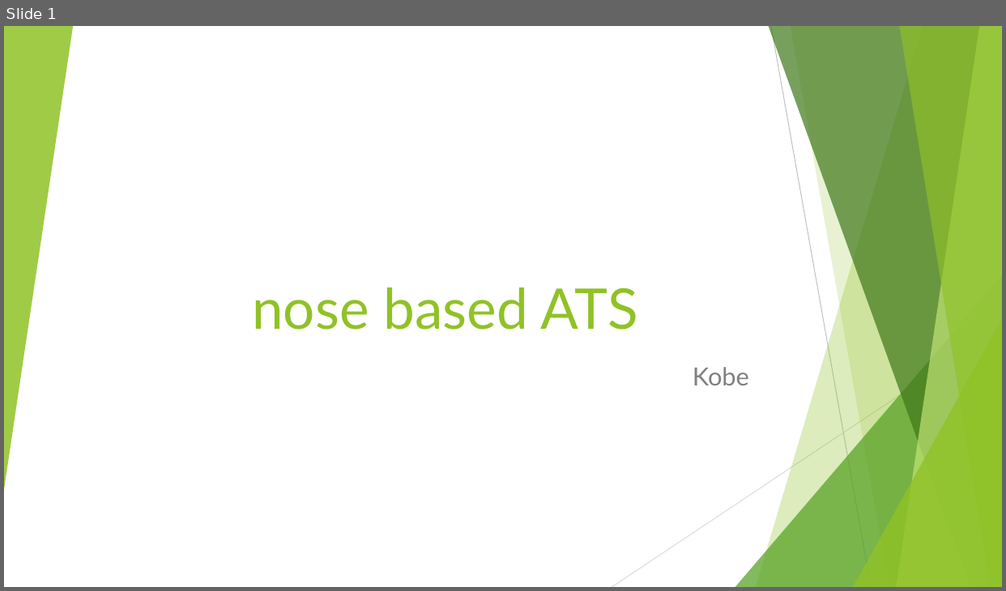
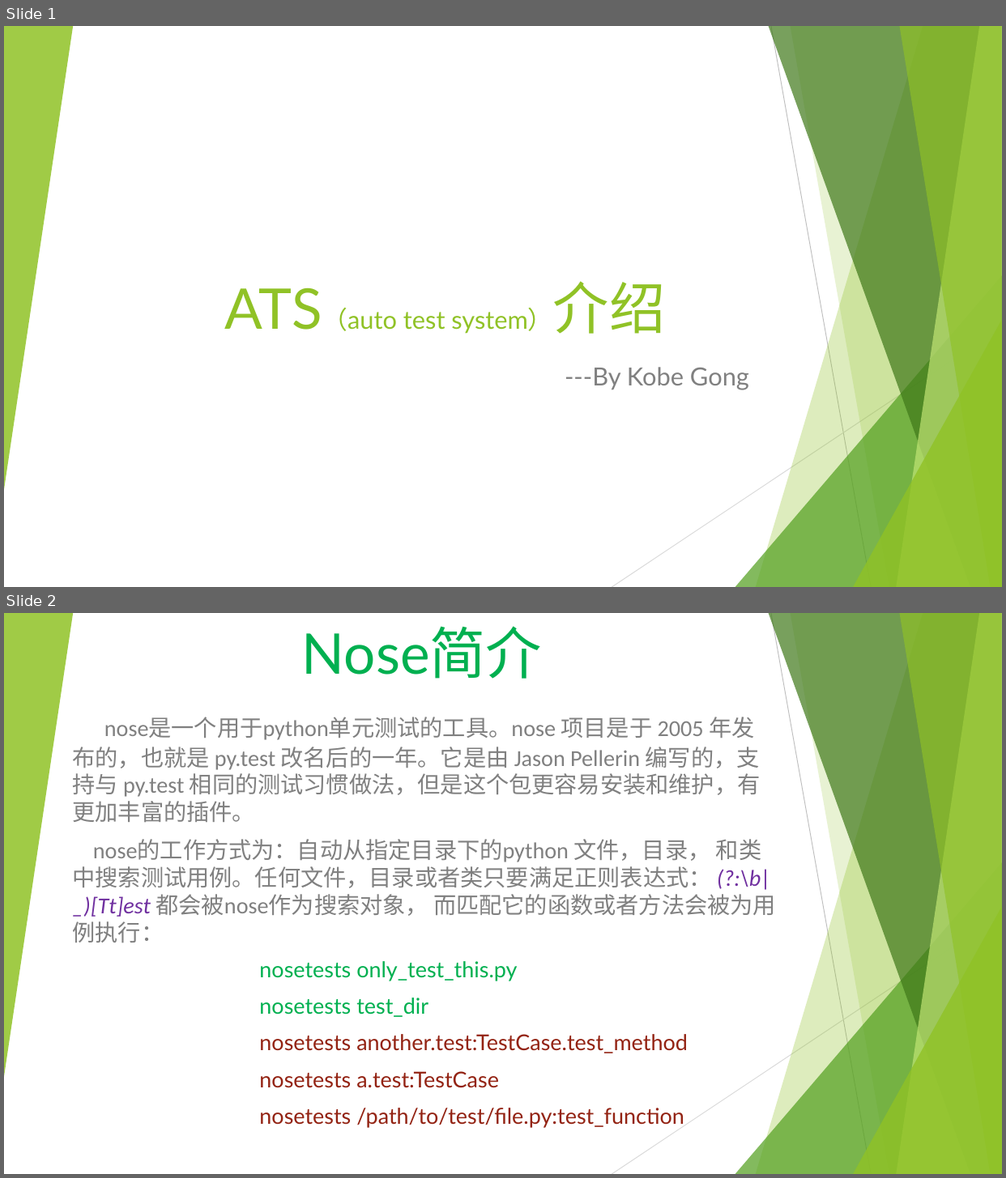
Before and after one commit to gx303841541/ATS, a slide deck: nose based ATS.pptx. Shown one above the other, each under a label of ours: slide 1 before the commit, slides 1 and 2 after it. The pictures are 1006x591 and 1006x1178 pixels, drawn with LibreOffice and Linux fonts; fonts in the diff are those of the drawing. Boxes give left, top, right and bottom in pixels: in the first picture for what was removed or moved away, otherwise in the second. Text is boxed around its words. In the diff, an @@ line names an element or a change of style, - is before the commit and + after.

```diff
--- a/nose based ATS.pptx
+++ b/nose based ATS.pptx
@@ slide 2 added at bbox=[4, 613, 1002, 1174], background #FFFFFF; not listed: 10 template elements that a slide beside it also shows @@
@@ title added at bbox=[302, 626, 542, 679], 54 pt, text #00B050 @@
+Nose简介
@@ subtitle added at bbox=[72, 717, 776, 1128], 22 pt, text #808080 @@
+nose是一个用于python单元测试的工具。nose 项目是于 2005 年发布的，也就是 py.test 改名后的一年。它是由 Jason Pellerin 编写的，支持与 py.test 相同的测试习惯做法，但是这个包更容易安装和维护，有更加丰富的插件。
+nose的工作方式为：自动从指定目录下的python 文件，目录， 和类中搜索测试用例。任何文件，目录或者类只要满足正则表达式： (?:\b|_)[Tt]est 都会被nose作为搜索对象， 而匹配它的函数或者方法会被为用例执行：
+          nosetests only_test_this.py
+          nosetests test_dir
+          nosetests another.test:TestCase.test_method
+          nosetests a.test:TestCase
+          nosetests /path/to/test/file.py:test_function
@@ slide 1 changed as well @@
@@ title at bbox=[225, 281, 666, 334]: text changed; size 54 to 24 pt @@
-nose based ATS
+ATS（auto test system）介绍
@@ subtitle at bbox=[565, 367, 749, 390]: text changed @@
-Kobe
+---By Kobe Gong
```
Also in this commit, not shown: 2 other slides changed, 18 other slides added, 12 other files.
